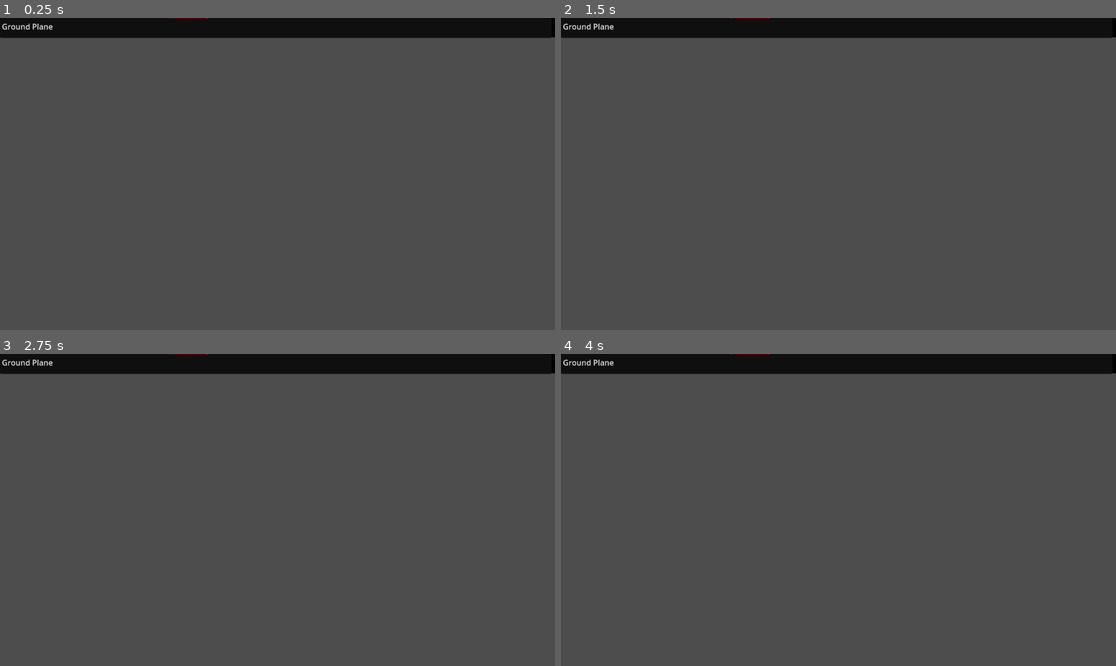
Above: before the commit, frames 1-4 (two rows, left to right).
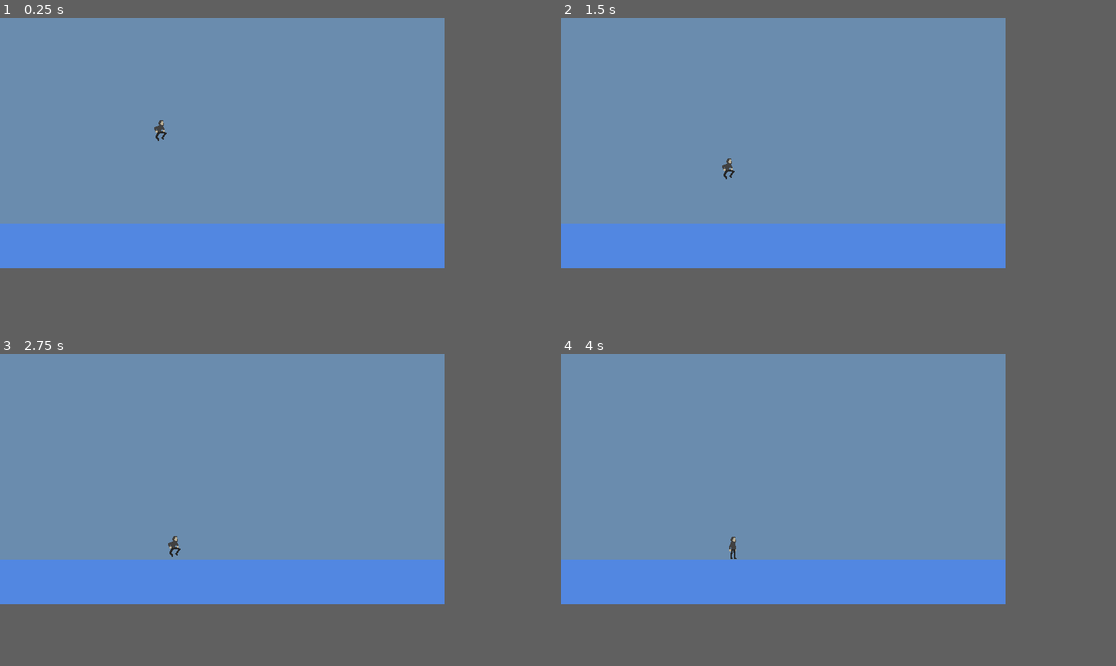
Above: after the commit, the same moments.

Repository: Aterlone/MasseyGameJam
Game: Godot game, scene res://main.tscn
The game is run twice, just before and just after one commit, with the same random seed, the same clock (stepped at 60 frames per second) and the same inputs. Before the commit the project starts from res://Template.tscn.
Inputs:
- Up to frame 1 (0.25 s): no input
- Up to frame 2 (1.5 s): hold Right (ui_right) 0.53-1.28 s; hold Down (ui_down) from 1.28 s (still down)
- Up to frame 3 (2.75 s): release Down (ui_down) at 2.03 s; hold Right (ui_right) from 2.03 s (still down)
- Up to frame 4 (4 s): release Right (ui_right) at 2.78 s; hold Up (ui_up) 2.78-3.53 s; hold Left (ui_left) from 3.53 s (still down)
In our replay, the window is 799x449 before the commit and 640x360 after it. These sizes can differ from the game's own. Grey fills any space a smaller window leaves; there, only what the larger window draws over its background counts as a difference.

The runs differ from the first frame. In frame 1, 65% of the frame differs, in the area x 0-100%, y 0-81%; in frame 2, 65%; in frame 3, 65%; in frame 4, 65%.

Commit message:
made player work

Diff:
--- a/main.tscn
+++ b/main.tscn
@@ -1,3 +1,31 @@
-[gd_scene load_steps=0 format=3 uid="uid://d1blufy75ukof"]
+[gd_scene load_steps=3 format=3 uid="uid://n6u7lr0nc7i6"]
+
+[ext_resource type="PackedScene" uid="uid://cw205maq37t5p" path="res://player/player.tscn" id="1_ig7tw"]
+
+[sub_resource type="RectangleShape2D" id="RectangleShape2D_0xm2m"]
+size = Vector2(1209, 66)
 
 [node name="Main" type="Node2D"]
+
+[node name="ColorRect" type="ColorRect" parent="."]
+offset_left = -8.0
+offset_top = -24.0
+offset_right = 1160.0
+offset_bottom = 664.0
+color = Color(0.416206, 0.549425, 0.684, 1)
+
+[node name="ColorRect2" type="ColorRect" parent="."]
+offset_left = -48.0
+offset_top = 296.0
+offset_right = 1120.0
+offset_bottom = 984.0
+color = Color(0.322237, 0.527376, 0.879988, 1)
+
+[node name="StaticBody2D" type="StaticBody2D" parent="."]
+
+[node name="CollisionShape2D" type="CollisionShape2D" parent="StaticBody2D"]
+position = Vector2(528, 328)
+shape = SubResource("RectangleShape2D_0xm2m")
+
+[node name="Player" parent="." instance=ExtResource("1_ig7tw")]
+position = Vector2(232, 160)
--- a/player/player.gd
+++ b/player/player.gd
@@ -1,4 +1,4 @@
-extends CharacterBody3D
+extends CharacterBody2D
 
 
 @onready var MAIN = get_tree().get_root().get_child(0)
@@ -18,7 +18,7 @@
 var impulse = Vector2.ZERO # used to apply a force alongside velocity such as wall jump
 
 var GRAVITY = 80
-var jump_height = 1800
+var jump_height = -1800
 var twirl_height = jump_height / 3
 var gravity_jump_quotient = 0.75 # how much gravity is lessened by when jumping
 
@@ -40,6 +40,9 @@
 
 
 func _ready() -> void:
+	var size = Vector2i(640 * 3, 360 * 3)
+	get_window().size = size
+	get_window().move_to_center()
 	# time of which player can still fully jump after falling off of a ledge
 	$CoyoteT.connect("timeout", on_CoyoteT_timeout)
 	$FallDeathT.connect("timeout", on_FallDeathT_timeout)
@@ -54,13 +57,17 @@
 
 	animate()
 
-	if $EntityCollider.get_overlapping_areas().size() > 0:
-		# death
-		fall_to_death()
-		return
 
 
 func animate():
+
+	if is_on_floor():
+		$Sprite2D.frame = 0
+	else:
+		$Sprite2D.frame = 1
+
+	return
+
 	current_animation = ""
 	if is_on_floor():
 		if is_zero_approx(velocity.x):
@@ -178,7 +185,7 @@
 		impulse.x = 0
 
 	# gravity
-	velocity.y -= GRAVITY * delta * gravity_coef
+	velocity.y += GRAVITY * delta * gravity_coef
 
 	# speed cap y
 	var delta_terminal_speed_y = terminal_speed_y * delta
--- a/player/player.tscn
+++ b/player/player.tscn
@@ -1,7 +1,10 @@
-[gd_scene load_steps=3 format=3 uid="uid://cw205maq37t5p"]
+[gd_scene load_steps=4 format=3 uid="uid://cw205maq37t5p"]
 
 [ext_resource type="Script" uid="uid://fsgm1twio33l" path="res://player/player.gd" id="1_4ntmi"]
 [ext_resource type="Texture2D" uid="uid://dpx34vbpcj3q4" path="res://player/player.png" id="2_rkbax"]
+
+[sub_resource type="RectangleShape2D" id="RectangleShape2D_rkbax"]
+size = Vector2(16, 32)
 
 [node name="Player" type="CharacterBody2D"]
 collision_layer = 2
@@ -10,13 +13,13 @@
 [node name="WallCollider" type="Area2D" parent="."]
 
 [node name="CollisionShape3D" type="CollisionShape2D" parent="WallCollider"]
-rotation = 3.14159
-scale = Vector2(4.37114e-08, -1)
+rotation = -3.14159
 
-[node name="Sprite3D" type="Sprite2D" parent="."]
+[node name="Sprite2D" type="Sprite2D" parent="."]
 texture_filter = 1
 texture_repeat = 2
 texture = ExtResource("2_rkbax")
+vframes = 2
 
 [node name="FlagPoleDelayT" type="Timer" parent="."]
 one_shot = true
@@ -36,3 +39,4 @@
 one_shot = true
 
 [node name="CollisionShape2D" type="CollisionShape2D" parent="."]
+shape = SubResource("RectangleShape2D_rkbax")
--- a/project.godot
+++ b/project.godot
@@ -11,6 +11,14 @@
 [application]
 
 config/name="MasseyGameJam"
-run/main_scene="uid://brnbcg0rlhtgr"
+run/main_scene="uid://n6u7lr0nc7i6"
 config/features=PackedStringArray("4.4", "Forward Plus")
 config/icon="res://icon.svg"
+
+[display]
+
+window/size/viewport_width=640
+window/size/viewport_height=360
+window/stretch/mode="viewport"
+window/stretch/aspect="keep_height"
+window/stretch/scale_mode="integer"
Binary file changed: player/player.png
